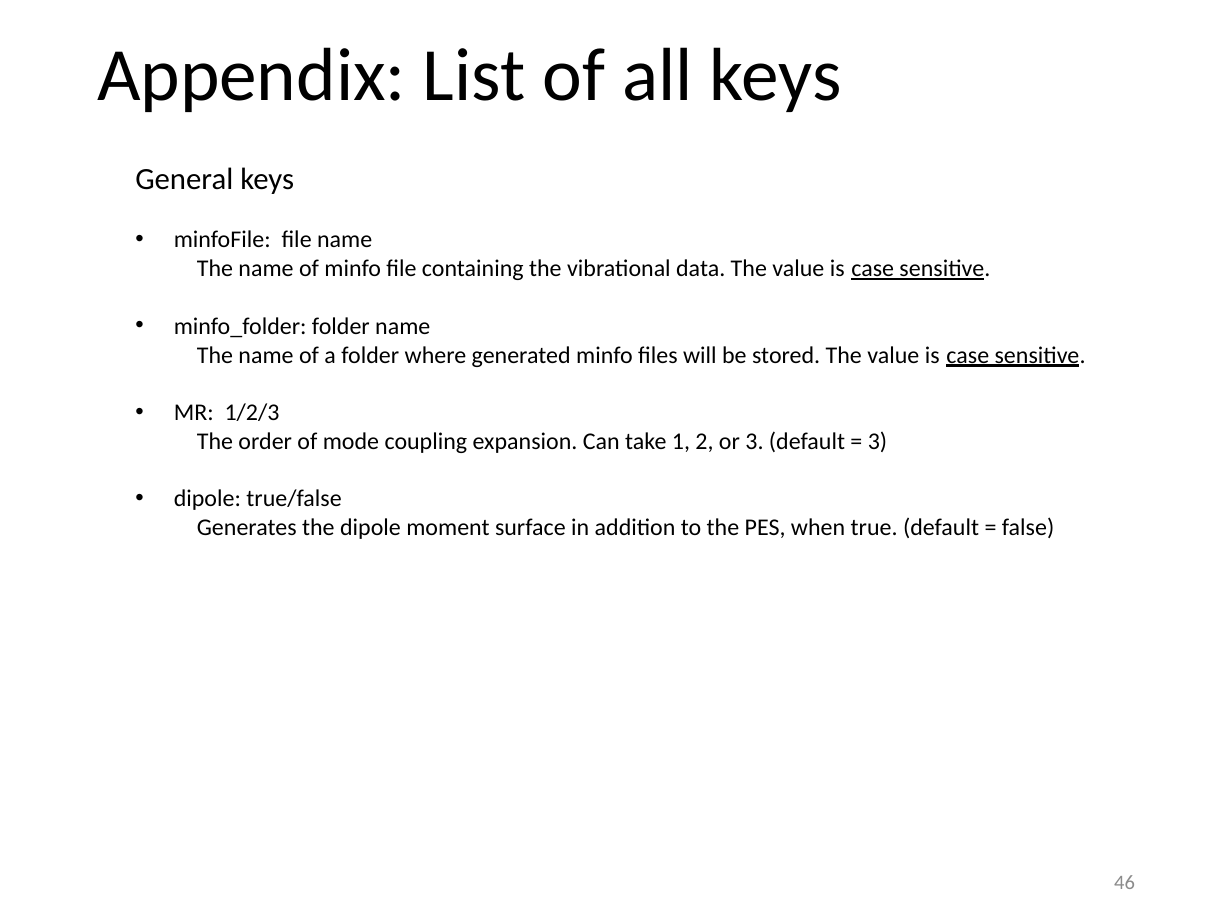
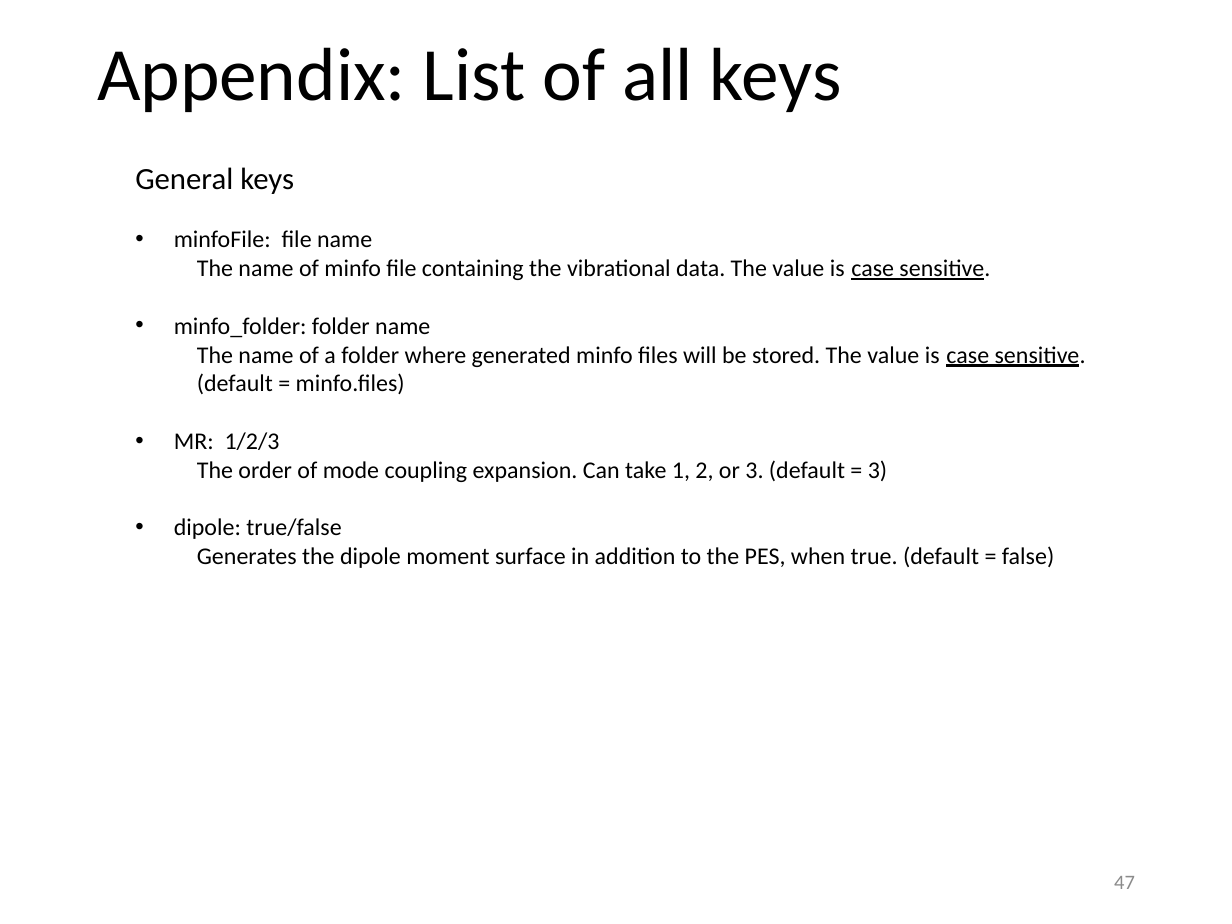
Before and after one commit to yagikiyoshi/sindo, a slide deck: slide 48 of doc/MakePES/usage_MakePES.pptx (slide 47 before the commit). Drawn at 1232x924 pixels with LibreOffice and Linux fonts; fonts in the diff are those of the drawing. Boxes give left, top, right and bottom in pixels: in the first picture for what was removed or moved away, otherwise in the second. Text is boxed around its words. In the diff, an @@ line names an element or a change of style, - is before the commit and + after.

```diff
--- a/doc/MakePES/usage_MakePES.pptx
+++ b/doc/MakePES/usage_MakePES.pptx
@@ text at (197, 346, 1086, 394): text changed @@
-  The name of a folder where generated minfo files will be stored. The value is case sensitive.
+  The name of a folder where generated minfo files will be stored. The value is case sensitive. (default = minfo.files)
@@ page number at (1114, 876, 1135, 889): text changed @@
-46
+47
```
Also in this commit, not shown: 1 other slide changed, 1 slide added, 1 other file.
